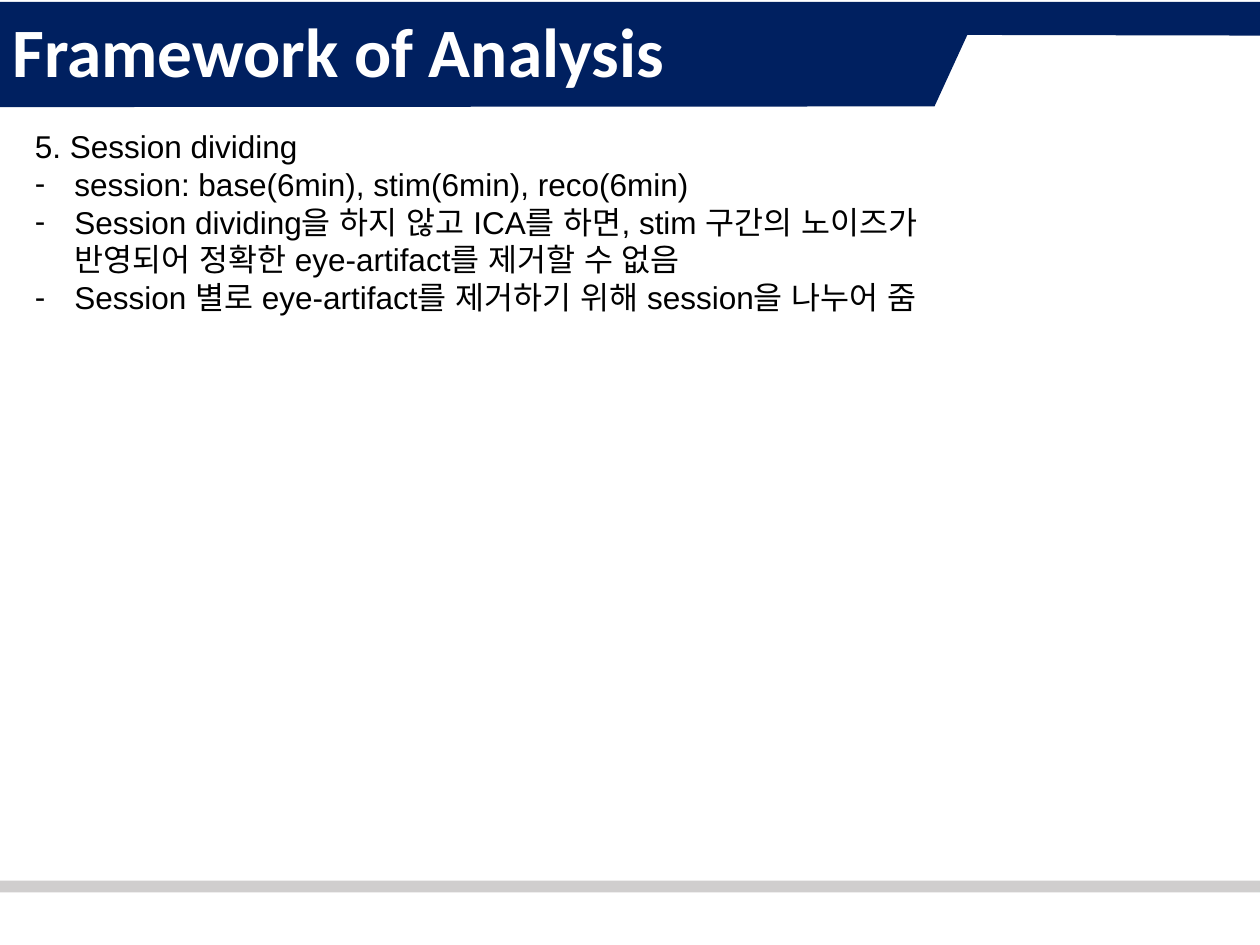
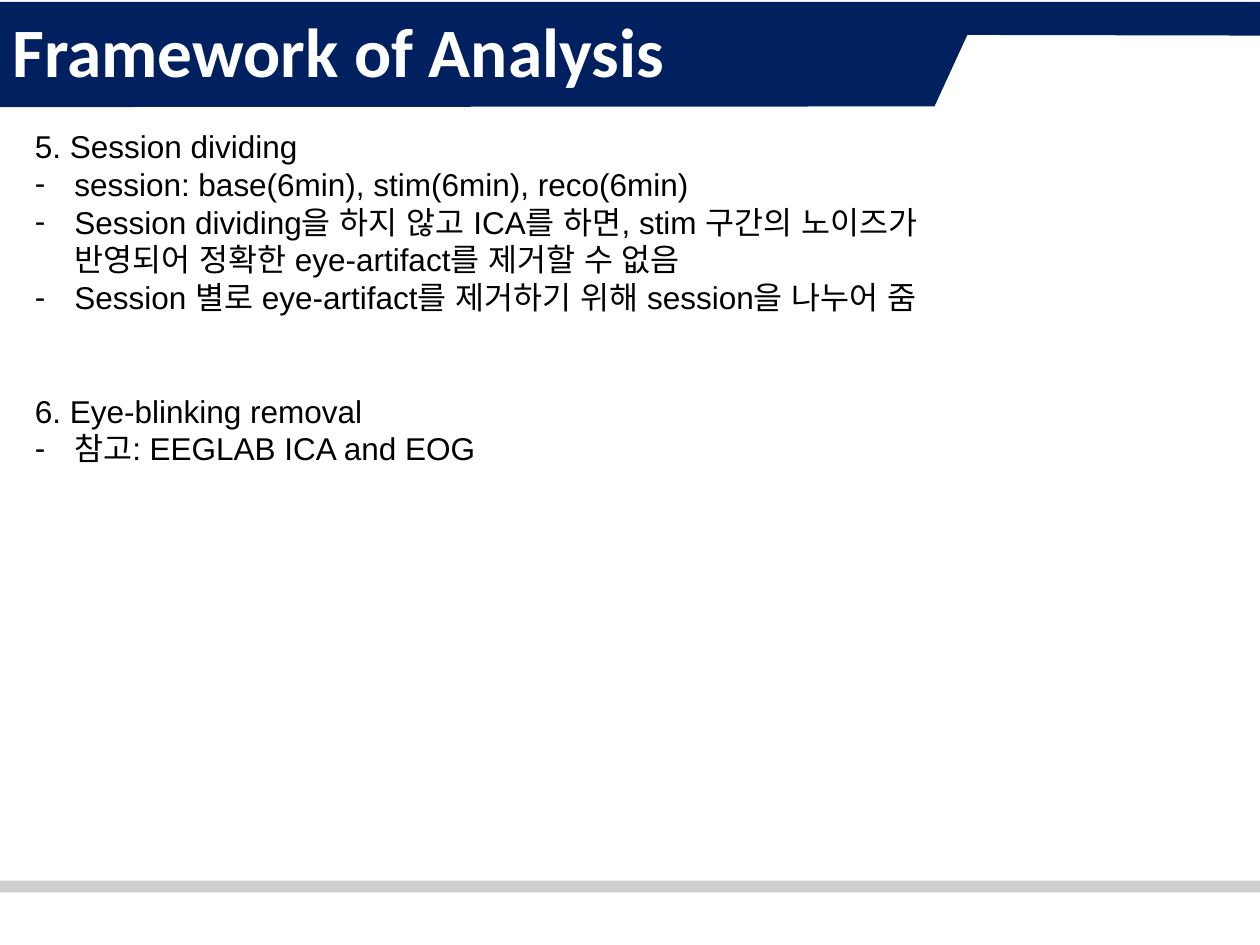
Before and after one commit to Esoh124/B2X_2nd_Year_3rd_Pilot_Customizing, a slide deck: slide 6 of 03_PILOT_Framework of Analysis.pptx. Drawn at 1260x945 pixels with LibreOffice and Linux fonts; fonts in the diff are those of the drawing; background and template pictures are left out. Boxes give left, top, right and bottom in pixels: in the first picture for what was removed or moved away, otherwise in the second. Text is boxed around its words. In the diff, an @@ line names an element or a change of style, - is before the commit and + after.

```diff
--- a/03_PILOT_Framework of Analysis.pptx
+++ b/03_PILOT_Framework of Analysis.pptx
@@ text at (x1=35, y1=400, x2=475, y2=462): paragraphs added @@
+6. Eye-blinking removal
+– 참고: EEGLAB ICA and EOG
```
Also in this commit, not shown: 1 other slide changed, 4 other files.
